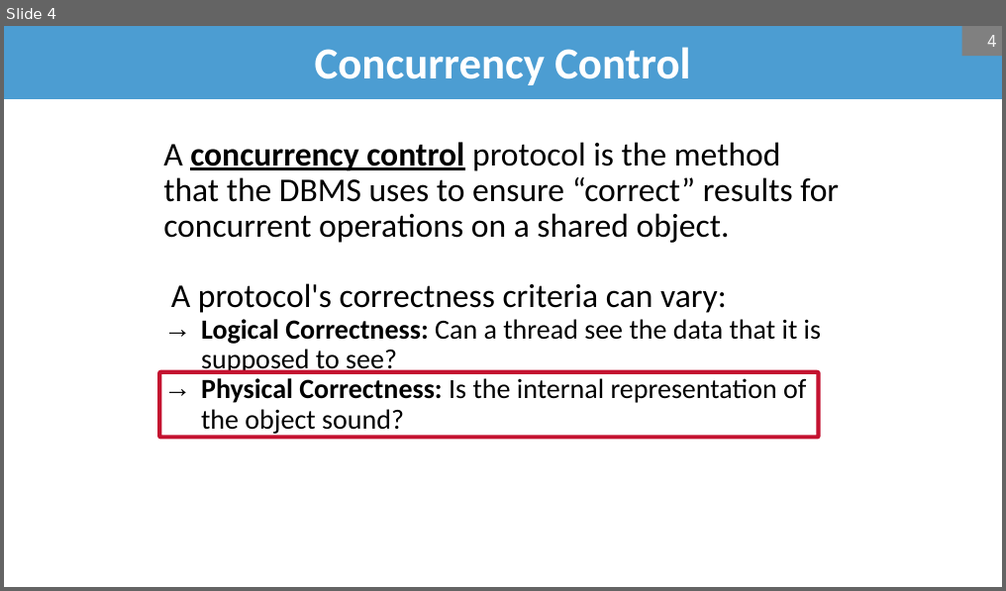
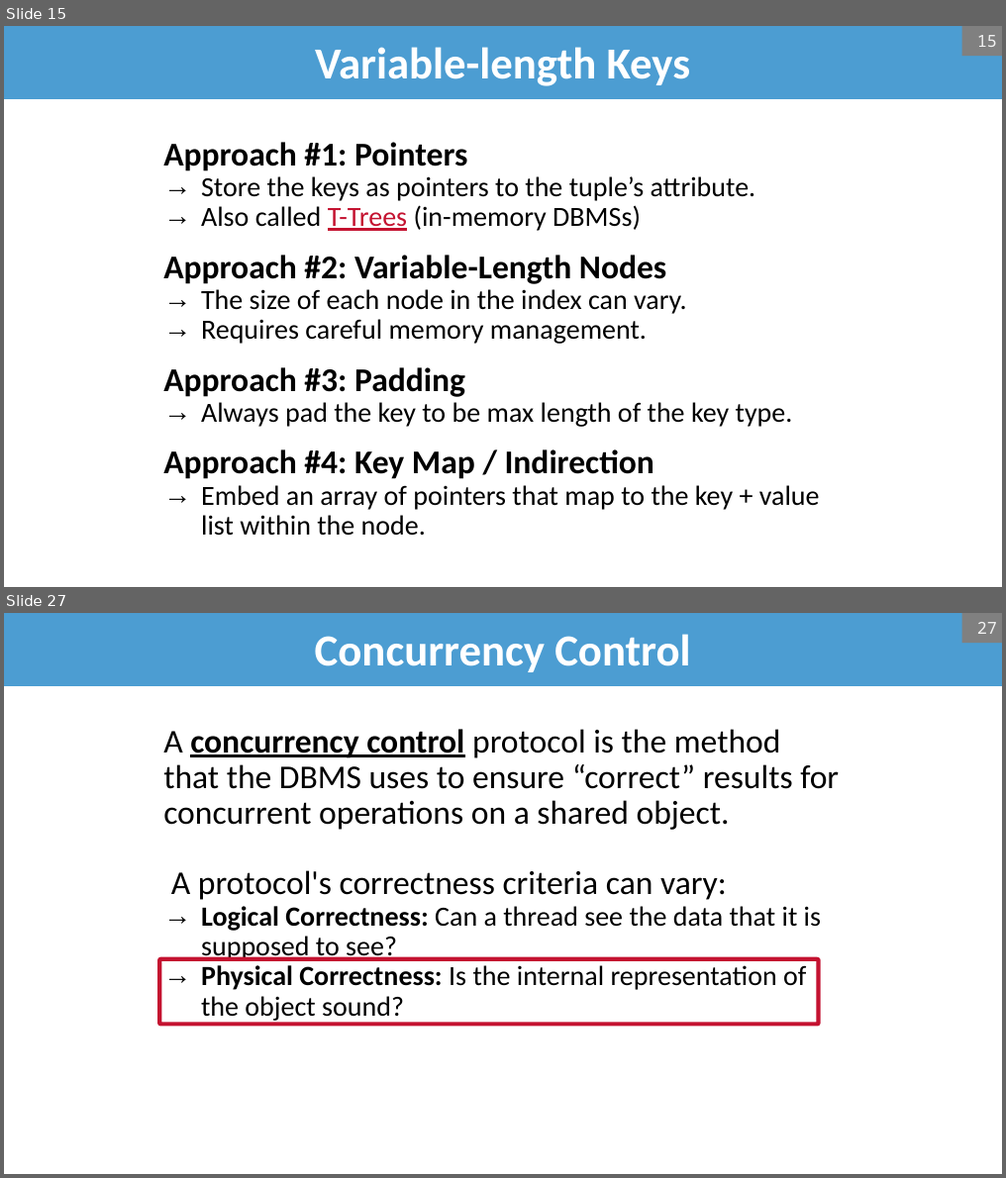
Before and after one commit to bsb20/bsb20.github.io, a slide deck: docs/421_f26/lectures/L08_concurrent_b_plus.pptx. Shown one above the other, each under a label of ours: slide 4 before the commit, slides 15 and 27 after it; the slides between them are not shown. The pictures are 1006x591 and 1006x1178 pixels, drawn with LibreOffice and Linux fonts; fonts in the diff are those of the drawing; background and template pictures are left out. Boxes give left, top, right and bottom in pixels: in the first picture for what was removed or moved away, otherwise in the second. Text is boxed around its words. In the diff, an @@ line names an element or a change of style, - is before the commit and + after.

```diff
--- a/docs/421_f26/lectures/L08_concurrent_b_plus.pptx
+++ b/docs/421_f26/lectures/L08_concurrent_b_plus.pptx
@@ slide 15 added at box(4, 26, 1002, 587), background #FFFFFF @@
@@ title added at box(4, 26, 1002, 99), fill #4C9DD2, 32 pt, text #FFFFFF, bold @@
+Variable-length Keys
@@ page number added at box(962, 26, 1002, 56), fill #808080, 12 pt, text #F2F2F2 @@
+15
@@ text added at box(163, 142, 820, 536), 20 pt, text #000000 @@
+Approach #1: Pointers
+  → Store the keys as pointers to the tuple’s attribute.
+  → Also called T-Trees (in-memory DBMSs)
+Approach #2: Variable-Length Nodes
+  → The size of each node in the index can vary.
+  → Requires careful memory management.
+Approach #3: Padding
+  → Always pad the key to be max length of the key type.
+Approach #4: Key Map / Indirection
+  → Embed an array of pointers that map to the key + value list within the node.
@@ what was slide 4 is now slide 27 @@
@@ page number at box(977, 622, 997, 634): text changed @@
-4
+27
```
Also in this commit, not shown: 15 slides changed, 24 other slides added, 1 slide removed, 1 other file.
